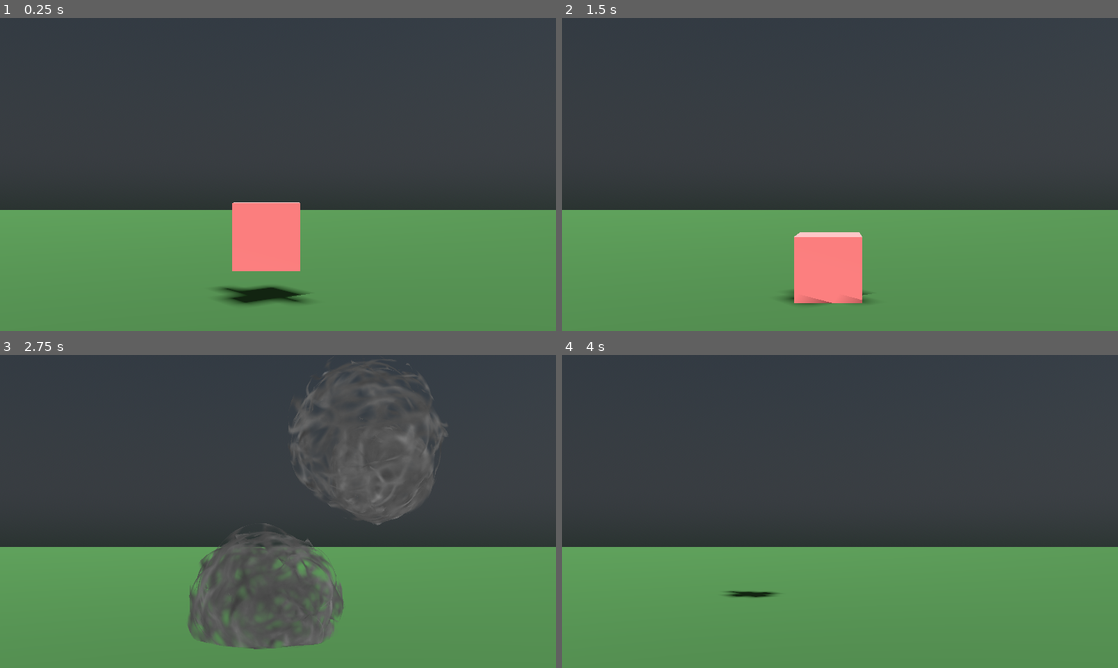
Above: before the commit, frames 1-4 (two rows, left to right).
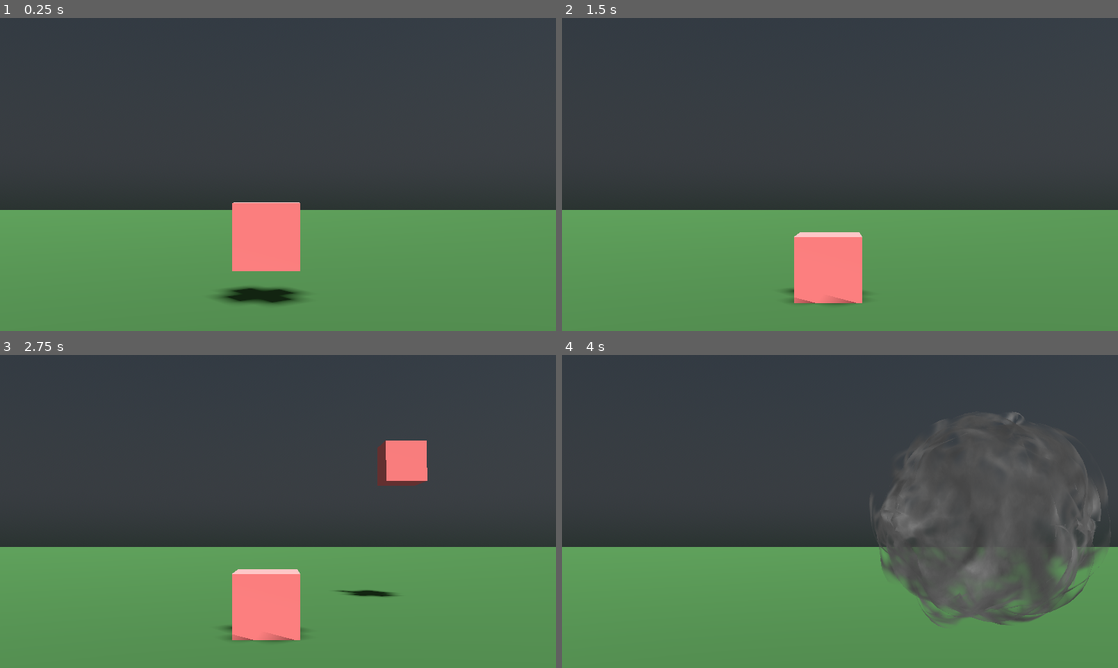
Above: after the commit, the same moments.

Repository: sssssmt/Doki_Jam
Game: Godot game, scene res://scenes/main.tscn
The game is run twice, just before and just after one commit, with the same random seed, the same clock (stepped at 60 frames per second) and the same inputs.
Inputs (mouse positions are in pixels of both pictures, inside the frame that each line leads up to):
- Up to frame 1 (0.25 s): no input
- Up to frame 2 (1.5 s): move the mouse to (962, 158) at 0.52 s; press the mouse at (962, 158) at 0.53 s; right-click (962, 158) at 0.8 s; tap Enter at 1.25 s; move the mouse to (728, 190) at 1.27 s; release the mouse at (728, 190) at 1.28 s; right-click (728, 190) at 1.35 s
- Up to frame 3 (2.75 s): click (166, 527) at 1.55 s; tap Space (launch_target) at 2 s; move the mouse to (333, 442) at 2.02 s; press the mouse at (333, 442) at 2.03 s; right-click (333, 442) at 2.3 s
- Up to frame 4 (4 s): move the mouse to (812, 574) at 2.77 s; release the mouse at (812, 574) at 2.78 s; right-click (812, 574) at 2.85 s; click (812, 574) at 3.05 s; move the mouse to (1006, 558) at 3.52 s; hold Space (launch_target) from 3.53 s (still down); click (1006, 558) at 3.67 s; right-click (1006, 558) at 3.8 s

The runs differ from the first frame. In frame 1, 0.2% of the frame differs, in the area x 39-55%, y 85-92%; in frame 2, 0.2%; in frame 3, 14%, in the area x 33-81%, y 1-94%; in frame 4, 13%.

Commit message:
Bullet Trails
Could be better to make Trails be global instead of tied to the node, works good for now

Diff:
--- a/doki-jam/scenes/bullet_trail.tscn
+++ b/doki-jam/scenes/bullet_trail.tscn
@@ -3,8 +3,9 @@
 [ext_resource type="Script" uid="uid://dfc5n38yeqldu" path="res://scripts/bullet_trail.gd" id="1_yj8wl"]
 
 [sub_resource type="CapsuleMesh" id="CapsuleMesh_7ed8j"]
-radius = 0.05
-height = 1.1
+resource_local_to_scene = true
+radius = 0.025
+height = 0.05
 radial_segments = 16
 rings = 2
 
@@ -14,10 +15,13 @@
 [node name="BulletTrail" type="Node3D"]
 script = ExtResource("1_yj8wl")
 
-[node name="MeshInstance3D" type="MeshInstance3D" parent="."]
-transform = Transform3D(1, 0, 0, 0, 1, 0, 0, 0, 1, 0, 0.5, 0)
+[node name="TargetMarker" type="Marker3D" parent="."]
+
+[node name="Trail" type="Node3D" parent="."]
+transform = Transform3D(-0.50073, -0.607557, -0.616558, 0, 0.712287, -0.701888, 0.865603, -0.351457, -0.356664, 0, 0, 0)
+
+[node name="MeshInstance" type="MeshInstance3D" parent="Trail"]
+transform = Transform3D(1, 0, 0, 0, -4.37114e-08, -1, 0, 1, -4.37114e-08, 0, 0, 0)
 mesh = SubResource("CapsuleMesh_7ed8j")
+skeleton = NodePath("../..")
 surface_material_override/0 = SubResource("StandardMaterial3D_yj8wl")
-
-[node name="Target" type="Marker3D" parent="."]
-transform = Transform3D(1, 0, 0, 0, 1, 0, 0, 0, 1, 0, 1, 0)
--- a/doki-jam/scenes/main.tscn
+++ b/doki-jam/scenes/main.tscn
@@ -21,10 +21,15 @@
 [node name="Main" type="Node3D"]
 
 [node name="ShootingGallery" parent="." instance=ExtResource("1_o5qli")]
-transform = Transform3D(1, 0, 0, 0, 1, 0, 0, 0, 1, 0, 0.366235, -0.661917)
+transform = Transform3D(1, 0, 0, 0, 1, 0, 0, 0, 1, 0, 12.4866, -0.661917)
 
 [node name="Camera3D" type="Camera3D" parent="."]
-transform = Transform3D(1, 0, 0, 0, 0.998351, -0.0574072, 0, 0.0574072, 0.998351, 0, 0.659, 3.01329)
+transform = Transform3D(1, 0, 0, 0, 0.998351, -0.0574072, 0, 0.0574072, 0.998351, 0, 12.7794, 3.01329)
+current = true
+fov = 36.9
+
+[node name="Camera3D2" type="Camera3D" parent="."]
+transform = Transform3D(1, 0, 0, 0, 1.19249e-08, 1, 0, -1, 1.19249e-08, 0, 34.5326, -6.19826)
 fov = 36.9
 
 [node name="WorldEnvironment" type="WorldEnvironment" parent="."]
--- a/doki-jam/scenes/shooting_gallery.tscn
+++ b/doki-jam/scenes/shooting_gallery.tscn
@@ -32,7 +32,5 @@
 metadata/_edit_lock_ = true
 
 [node name="Timer" type="Timer" parent="TargetLauncher"]
-wait_time = 2.0
-autostart = true
 
 [connection signal="timeout" from="TargetLauncher/Timer" to="TargetLauncher" method="_on_timer_timeout"]
--- a/doki-jam/scenes/target.tscn
+++ b/doki-jam/scenes/target.tscn
@@ -1,11 +1,14 @@
-[gd_scene load_steps=15 format=3 uid="uid://d2lvnllieew3"]
+[gd_scene load_steps=16 format=3 uid="uid://d2lvnllieew3"]
 
 [ext_resource type="Script" uid="uid://c1iwg5gmciah" path="res://scripts/target.gd" id="1_b5a2r"]
 [ext_resource type="Shader" uid="uid://bnih47d8dkjft" path="res://shaders/destruction_cloud.tres" id="2_nlbrr"]
+[ext_resource type="PackedScene" uid="uid://2gitow74n5tp" path="res://scenes/bullet_trail.tscn" id="3_nlbrr"]
 
 [sub_resource type="BoxShape3D" id="BoxShape3D_enf6l"]
+size = Vector3(0.5, 0.5, 0.5)
 
 [sub_resource type="BoxMesh" id="BoxMesh_86p0o"]
+size = Vector3(0.5, 0.5, 0.5)
 
 [sub_resource type="StandardMaterial3D" id="StandardMaterial3D_pol4l"]
 albedo_color = Color(1, 0.52, 0.52, 1)
@@ -66,7 +69,6 @@
 metadata/_edit_group_ = true
 
 [node name="CollisionShape3D" type="CollisionShape3D" parent="."]
-transform = Transform3D(0.5, 0, 0, 0, 0.5, 0, 0, 0, 0.5, 0, 0, 0)
 shape = SubResource("BoxShape3D_enf6l")
 
 [node name="MeshInstance3D" type="MeshInstance3D" parent="CollisionShape3D"]
@@ -88,6 +90,10 @@
 
 [node name="Lifetime" type="Timer" parent="."]
 wait_time = 15.0
+one_shot = true
+
+[node name="BulletTrail" parent="." instance=ExtResource("3_nlbrr")]
+top_level = true
 
 [connection signal="input_event" from="." to="." method="_on_input_event"]
 [connection signal="timeout" from="Lifetime" to="." method="_on_lifetime_timeout"]
--- a/doki-jam/scripts/bullet_trail.gd
+++ b/doki-jam/scripts/bullet_trail.gd
@@ -1,3 +1,32 @@
 @tool
 class_name BulletTrail
 extends Node3D
+
+@onready var trail: Node3D = $Trail
+@onready var mesh_instance: MeshInstance3D = $Trail/MeshInstance
+@onready var target_marker: Marker3D = $TargetMarker
+
+## Move the Target Marker and then click the button
+@export_tool_button("Draw Trail") var draw_trail_button = draw_trail
+
+
+func _physics_process(_delta: float) -> void:
+	# Debug
+	#draw_trail()
+	pass
+
+
+# Takes a global position as Vector3
+func draw_trail(trail_destination:= target_marker.global_position):
+	target_marker.global_position = trail_destination
+
+	# Vector pointing to the target marker
+	var vector = target_marker.global_position - global_position
+
+	# Move mesh halfway to target marker, and rotate
+	trail.position = (vector) * 0.5
+	trail.look_at(target_marker.global_position)
+
+	# Change mesh height
+	var length = vector.length() + (mesh_instance.mesh.radius * 2)
+	mesh_instance.mesh.height = length
--- a/doki-jam/scripts/target.gd
+++ b/doki-jam/scripts/target.gd
@@ -4,6 +4,7 @@
 @onready var smoke_particles: GPUParticles3D = $SmokeParticles
 @onready var collision_shape: CollisionShape3D = $CollisionShape3D
 @onready var lifetime_timer: Timer = $Lifetime
+@onready var bullet_trail: BulletTrail = $BulletTrail
 
 
 
@@ -28,12 +29,20 @@
 
 func ricochet(bounces_left: int = -1):
 	remove_from_group("targets")
+	bullet_trail.global_position = global_position
 
 	await get_tree().create_timer(0.1).timeout
 	var ricochet_target: Target = get_tree().get_first_node_in_group("targets")
 	if ricochet_target:
+		# Make bullet trail
+		bullet_trail.draw_trail(ricochet_target.global_position)
+
+
 		ricochet_target.destroy()
 		ricochet_target.ricochet()
+	else:
+		# Hides the trail of the last Target
+		bullet_trail.hide()
 
 
 func spin():
